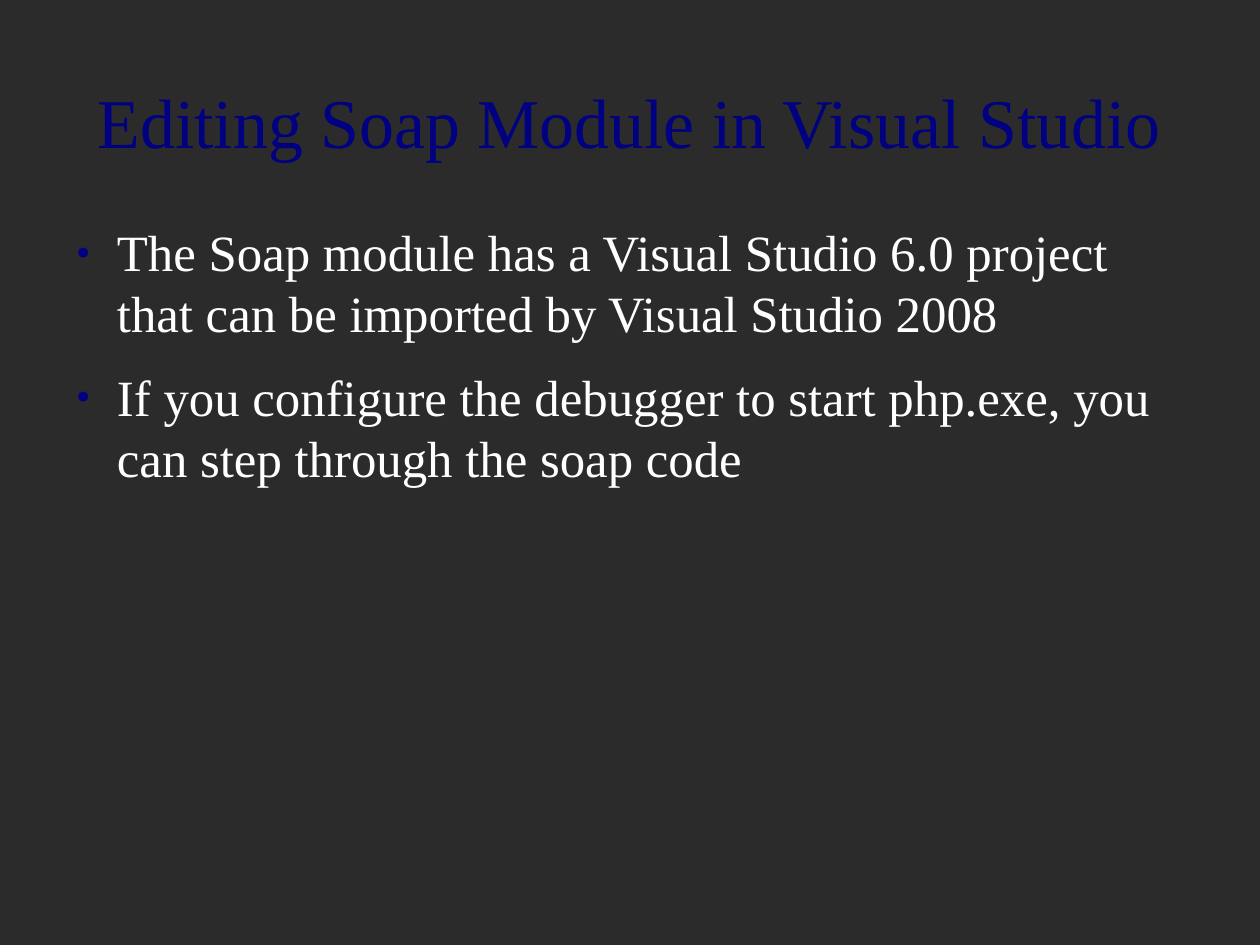
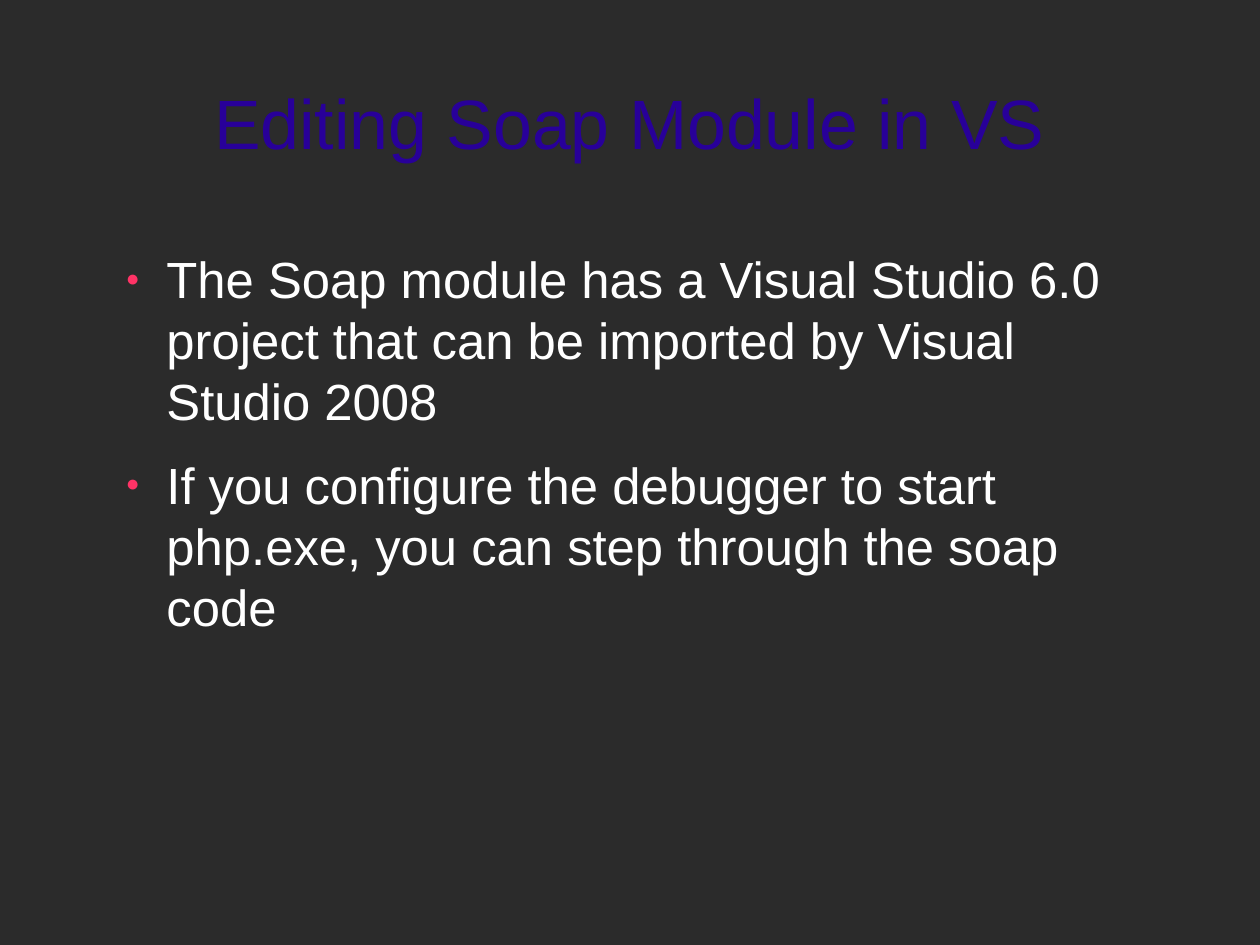
Before and after one commit to zippy1981/TalkMaterials, a slide deck: slide 30 of NYPHP/2010-May/Hacking PHP for Fun and Profit.odp (slide 26 before the commit). Drawn at 1260x945 pixels with LibreOffice and Linux fonts; fonts in the diff are those of the drawing; background and template pictures are left out; a plain dark background stands for a picture behind light text. Boxes give left, top, right and bottom in pixels: in the first picture for what was removed or moved away, otherwise in the second. Text is boxed around its words. In the diff, an @@ line names an element or a change of style, - is before the commit and + after.

```diff
--- a/NYPHP/2010-May/Hacking PHP for Fun and Profit.odp
+++ b/NYPHP/2010-May/Hacking PHP for Fun and Profit.odp
@@ title at bbox=[214, 98, 1044, 162]: text changed; font Times New Roman to Arial; text colour #000080 to #280099 @@
-Editing Soap Module in Visual Studio
+Editing Soap Module in VS
@@ text "The Soap module has a ...": place and size @@
-text "The Soap module has a ..." at bbox=[117, 235, 1149, 487]
+text "The Soap module has a ..." at bbox=[166, 261, 1100, 627]
@@ text "The Soap module has a ..." at bbox=[166, 261, 1100, 627]: font Times New Roman to Arial; bullet colour #000080 to #FF3366 @@
```
Also in this commit, not shown: 34 other slides changed, 7 slides added, 3 slides removed.
